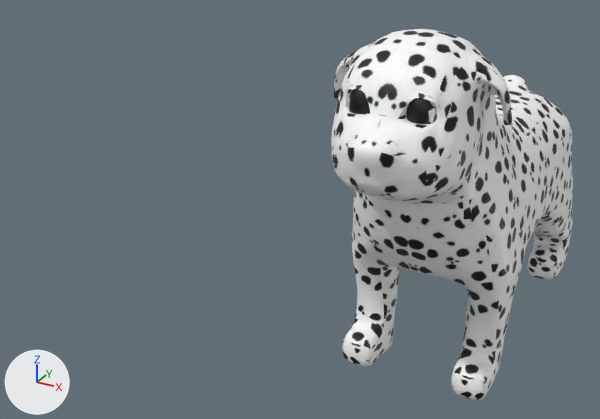
Before and after pictures for a commit that changed the Blender file Dog/dog.blend.
The view is the same before and after, from a 50 mm lens placed at (2.99, -10.4, 6.18), pointed at (-1.82, -1.66, 1.8). Lighting does not change. The marker at lower left points along +X, +Y and +Z.

The scene before the commit, as lines of its bpy script (objects in view):
```python
me_dog = bpy.data.meshes.new('dog')
me_dog.from_pydata(...)  # 3442 vertices, 3394 faces; spans x -1.11..1.11, y 0.0..4.48, z -7.3..-1.46
me_dog.materials.append(mat_none)
me_plane = bpy.data.meshes.new('Plane')
me_plane.from_pydata(...)  # 874 vertices, 803 faces; spans x -3.92..4.87, y -4.38..7.24, z -2.05..0.0
me_plane.materials.append(mat_61o8o1krmpl__sy355__jpg)  # picture img_61o8o1krmpl__sy355__jpg
ob_dog = bpy.data.objects.new('dog', me_dog)
ob_dog.location = (-3.12, -6.32, 0.0)
ob_dog.rotation_euler = (1.571, 0.0, 0.0)  # degrees (90, 0, 0)
ob_dog.hide_viewport = True
ob_plane = bpy.data.objects.new('Plane', me_plane)
ob_plane.location = (0.0, 0.0, 2.47)
ob_plane.rotation_euler = (3.142, 1.571, 0.0)  # degrees (180, 90, 0)
ob_plane.scale = (0.511, 0.511, 0.511)
_m = ob_plane.modifiers.new('Mirror', 'MIRROR')
_m.use_axis = (False, False, True)
_m.use_clip = True
_m = ob_plane.modifiers.new('Subsurf', 'SUBSURF')
_m.levels = 3
_m.render_levels = 1
```
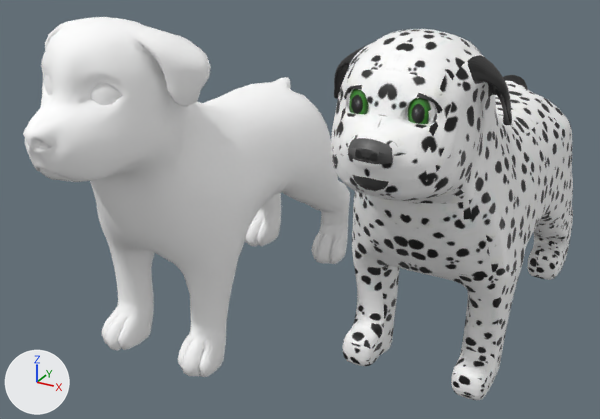
The change, as a list of edits to the scene's bpy script:
```text
Change me_plane:
    used by ob_plane; location = (0.0, 0.0, 2.47); rotation_euler = (3.142, 1.571, 0.0), in degrees (180, 90, 0); scale = (0.511, 0.511, 0.511)
    remove me_plane.from_pydata(...)  # 874 vertices, 803 faces; spans x -3.92..4.87, y -4.38..7.24, z -2.05..0.0
    add me_plane.from_pydata(...)  # 1682 vertices, 1606 faces; spans x -3.92..4.87, y -4.38..7.24, z -2.05..2.05
    me_plane part 1: the loose piece of 111 vertices spanning x -3.12..-2.2, y 5.7..6.35, z -0.93..-0.27 is copied, and the copy is mirrored in z about the mesh origin; it spans x -3.12..-2.2, y 5.7..6.35, z 0.27..0.93
    me_plane part 2: 4 vertices moved from x -2.31..-1.96, y 7.0..7.24, z -0.42..-0.22 to x -2.31..-1.87, y 7.02..7.24, z -0.42..-0.24; 2 vertices removed from x -2.35..-2.0, y 7.01..7.24, z 0.0; 693 vertices added at x -3.88..4.87, y -4.38..7.24, z 0.0..2.05
    me_plane part 3: 214 kept faces spanning x -3.92..4.87, y -4.02..7.24, z -2.05..0.0 get new texture (UV) coordinates
Change ob_dog:
    remove ob_dog.hide_viewport = True
Change ob_plane:
    remove _m = ob_plane.modifiers.new('Mirror', 'MIRROR')
    remove _m.use_axis = (False, False, True)
    remove _m.use_clip = True
```

Boxes [x1, y1, x2, y2] around the edits, measured in the pictures (600 x 419 px):
'dog', shown: after [23, 17, 350, 377]
part 1 of me_plane, added: after [349, 89, 370, 114]
part 2 of me_plane, built on: before [347, 134, 401, 172]; after [331, 29, 513, 366]
part 3 of me_plane, surface changed: [368, 29, 572, 400] in both
